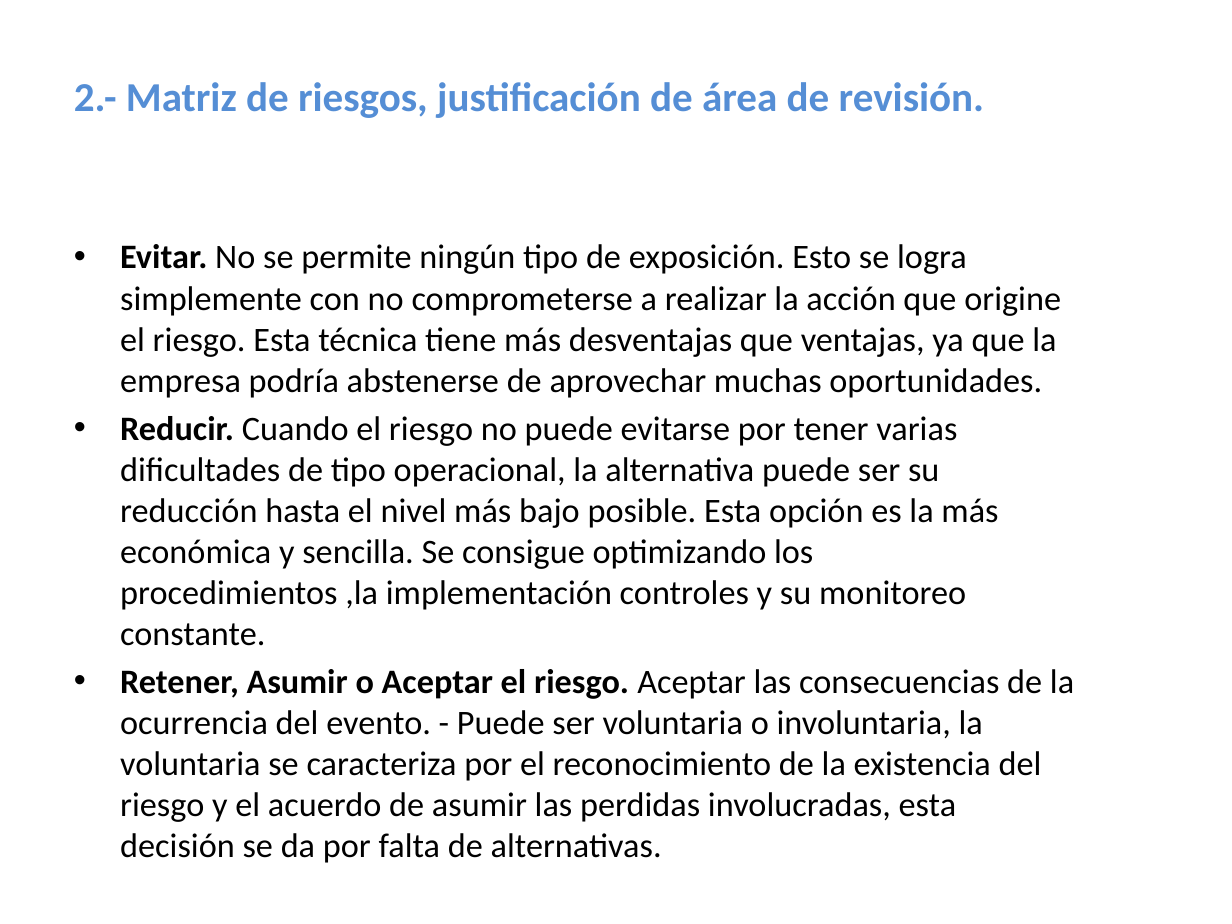
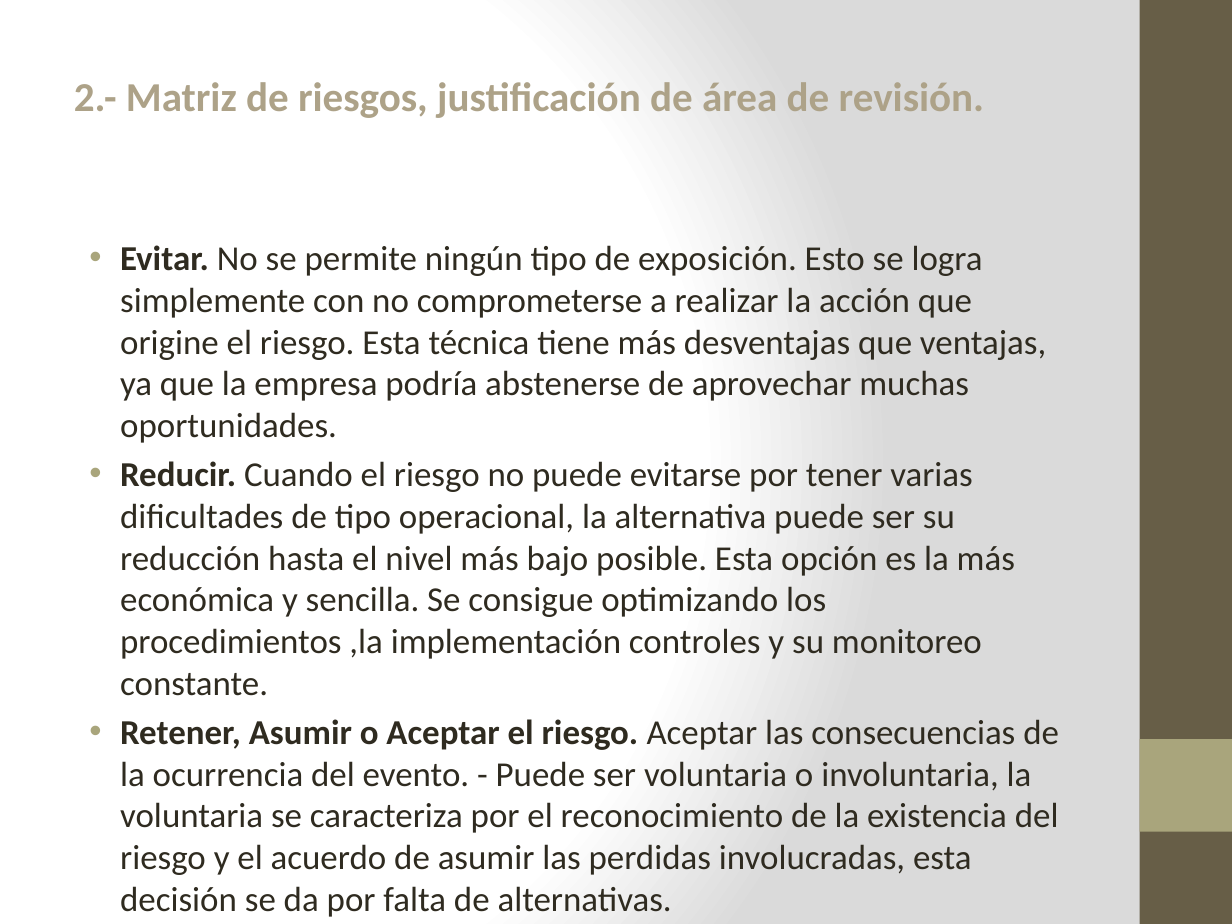
Before and after one commit to lc850/auditoria, a slide deck: slide 4 of 7 - Etapa de la justificación.pptx. Drawn at 1232x924 pixels with LibreOffice and Linux fonts; fonts in the diff are those of the drawing. Boxes give left, top, right and bottom in pixels: in the first picture for what was removed or moved away, otherwise in the second. Text is boxed around its words. In the diff, an @@ line names an element or a change of style, - is before the commit and + after.

```diff
--- a/7 - Etapa de la justificación.pptx
+++ b/7 - Etapa de la justificación.pptx
@@ background #FFFFFF to gradient #FFFFFF to #DADADA @@
@@ rectangle added at (x1=1140, y1=0, x2=1232, y2=924), fill #675E47 @@
@@ title "2.- Matriz de riesgos, justificación ..." at (x1=74, y1=82, x2=985, y2=118): text colour #558ED5 to #ADA288 @@
@@ text "Evitar. No se permite ningún ..." at (x1=120, y1=245, x2=1059, y2=875): size 20 to 20.4 pt, text colour #000000 to #2F2B20; indent changed @@
@@ rectangle added at (x1=1140, y1=739, x2=1232, y2=832), fill #A9A57C @@
```
Also in this commit, not shown: 7 other slides changed, 2 other files.
